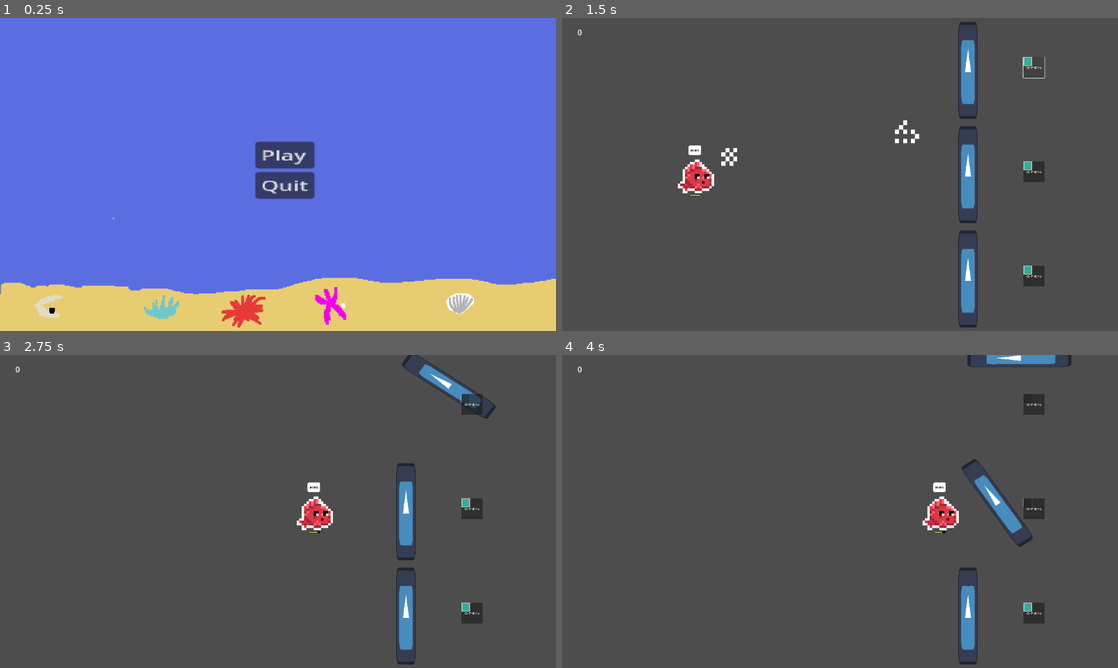
Above: before the commit, frames 1-4 (two rows, left to right).
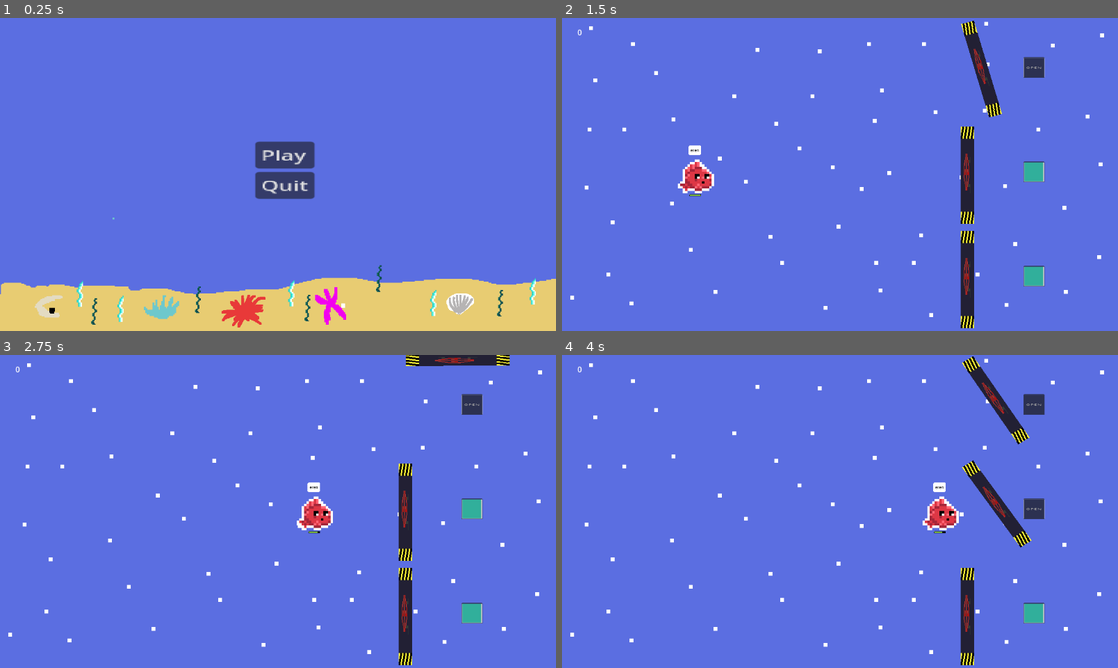
Above: after the commit, the same moments.

Repository: ernykt/fishjam_3
Game: Godot game, scene res://scenes/menu.tscn
Two runs of this game, one before a commit and one after it. Both use one fixed random seed, a clock stepped at 60 frames per second and the inputs below. The engine's default icon, where the game draws it, is replaced by a stand-in: a white triangle on a blue panel in a dark square.
Inputs (mouse positions are in pixels of both pictures, inside the frame that each line leads up to):
- Up to frame 1 (0.25 s): no input
- Up to frame 2 (1.5 s): click "Play" at 0.5 s; click "OPEN" at 1.25 s
- Up to frame 3 (2.75 s): click (467, 398) at 2.02 s
- Up to frame 4 (4 s): click "OPEN" at 2.75 s; click (1029, 502) at 3.52 s

The runs differ from the first frame. In frame 1, 0.5% of the frame differs, in the area x 13-97%, y 78-98%; in frame 2, 99%; in frame 3, 99%; in frame 4, 99%, in the area x 0-100%, y 0-100%.

Commit message:
changes, I cant take it

Diff:
--- /dev/null
+++ b/SquidSpawner.gd
@@ -0,0 +1,9 @@
+extends Node2D
+
+@onready var squid = preload("res://scenes/squid.tscn")
+var exposition = [-100, 1200]
+func _on_timer_timeout():
+	var squid_scene = squid.instantiate()
+	squid_scene.position.y = randi_range(50, 600)
+	squid_scene.position.x = exposition.pick_random()
+	get_tree().root.add_child(squid_scene)
--- a/scenes/bubble_spawner.tscn
+++ b/scenes/bubble_spawner.tscn
@@ -83,6 +83,7 @@
 
 [node name="bubble" type="AnimatedSprite2D" parent="."]
 z_index = -1
+position = Vector2(-30, 102)
 sprite_frames = SubResource("SpriteFrames_dljco")
 
 [connection signal="timeout" from="Timer" to="." method="_on_timer_timeout"]
--- a/scenes/door_1.tscn
+++ b/scenes/door_1.tscn
@@ -1,7 +1,7 @@
 [gd_scene load_steps=7 format=3 uid="uid://bfu7n6jo0a54g"]
 
 [ext_resource type="Script" path="res://scripts/door_1.gd" id="1_et4hm"]
-[ext_resource type="Texture2D" uid="uid://dhrbiy1xj1vef" path="res://icon.svg" id="1_utqro"]
+[ext_resource type="Texture2D" uid="uid://bigjuboc46y8s" path="res://sprites/door.png" id="2_7oe1u"]
 
 [sub_resource type="RectangleShape2D" id="RectangleShape2D_f0b5q"]
 size = Vector2(698, 11)
@@ -24,10 +24,11 @@
 script = ExtResource("1_et4hm")
 
 [node name="DoorSprite" type="Sprite2D" parent="."]
-scale = Vector2(1.04688, 5.60937)
-texture = ExtResource("1_utqro")
+position = Vector2(3.33334, 3.33333)
+scale = Vector2(3.30283, 22.3958)
+texture = ExtResource("2_7oe1u")
 centered = false
-offset = Vector2(-60, 0)
+offset = Vector2(-18, 0)
 
 [node name="DoorShape" type="CollisionShape2D" parent="."]
 position = Vector2(-81.5, 348)
@@ -41,6 +42,7 @@
 [node name="CollisionShape2D" type="CollisionShape2D" parent="DetectFish"]
 position = Vector2(-82.375, 283.5)
 shape = SubResource("RectangleShape2D_crqgu")
+metadata/_edit_lock_ = true
 
 [node name="Button" type="Button" parent="."]
 z_index = 1
@@ -65,10 +67,10 @@
 [node name="Button" type="Button" parent="Control"]
 z_index = 1
 layout_mode = 0
-offset_left = 387.0
-offset_top = 262.0
-offset_right = 446.0
-offset_bottom = 415.0
+offset_left = 390.0
+offset_top = 267.0
+offset_right = 530.0
+offset_bottom = 621.0
 scale = Vector2(1, 0.405)
 
 [connection signal="body_entered" from="DetectFish" to="." method="_on_detect_fish_body_entered"]
--- a/scenes/fishes.tscn
+++ b/scenes/fishes.tscn
@@ -1,200 +1,13 @@
-[gd_scene load_steps=30 format=3 uid="uid://bqidod4nad1wi"]
+[gd_scene load_steps=4 format=3 uid="uid://bqidod4nad1wi"]
 
 [ext_resource type="PackedScene" uid="uid://ox5f3gmgd67f" path="res://scenes/squid.tscn" id="1_y2ocw"]
-[ext_resource type="Texture2D" uid="uid://fonb4qju0y17" path="res://sprites/SpearFishing Assets Pack/Sprites/SeaWeed - 16x32/Blue.png" id="2_xerdy"]
-[ext_resource type="Texture2D" uid="uid://mh2yakxhwy64" path="res://sprites/SpearFishing Assets Pack/Sprites/SeaWeed - 16x32/Dark.png" id="3_1bdh1"]
-
-[sub_resource type="AtlasTexture" id="AtlasTexture_chi70"]
-atlas = ExtResource("2_xerdy")
-region = Rect2(0, 0, 16, 32)
-
-[sub_resource type="AtlasTexture" id="AtlasTexture_mmfoe"]
-atlas = ExtResource("2_xerdy")
-region = Rect2(16, 0, 16, 32)
-
-[sub_resource type="AtlasTexture" id="AtlasTexture_s3kgl"]
-atlas = ExtResource("2_xerdy")
-region = Rect2(32, 0, 16, 32)
-
-[sub_resource type="AtlasTexture" id="AtlasTexture_fmrx3"]
-atlas = ExtResource("2_xerdy")
-region = Rect2(48, 0, 16, 32)
-
-[sub_resource type="AtlasTexture" id="AtlasTexture_nmys1"]
-atlas = ExtResource("2_xerdy")
-region = Rect2(64, 0, 16, 32)
-
-[sub_resource type="AtlasTexture" id="AtlasTexture_cge0s"]
-atlas = ExtResource("2_xerdy")
-region = Rect2(80, 0, 16, 32)
-
-[sub_resource type="AtlasTexture" id="AtlasTexture_33uq7"]
-atlas = ExtResource("2_xerdy")
-region = Rect2(96, 0, 16, 32)
-
-[sub_resource type="AtlasTexture" id="AtlasTexture_lfj5i"]
-atlas = ExtResource("2_xerdy")
-region = Rect2(112, 0, 16, 32)
-
-[sub_resource type="AtlasTexture" id="AtlasTexture_mkxqo"]
-atlas = ExtResource("2_xerdy")
-region = Rect2(128, 0, 16, 32)
-
-[sub_resource type="AtlasTexture" id="AtlasTexture_15u2r"]
-atlas = ExtResource("2_xerdy")
-region = Rect2(144, 0, 16, 32)
-
-[sub_resource type="AtlasTexture" id="AtlasTexture_jgklt"]
-atlas = ExtResource("2_xerdy")
-region = Rect2(160, 0, 16, 32)
-
-[sub_resource type="AtlasTexture" id="AtlasTexture_fxigc"]
-atlas = ExtResource("2_xerdy")
-region = Rect2(176, 0, 16, 32)
-
-[sub_resource type="SpriteFrames" id="SpriteFrames_umsl1"]
-animations = [{
-"frames": [{
-"duration": 1.0,
-"texture": SubResource("AtlasTexture_chi70")
-}, {
-"duration": 1.0,
-"texture": SubResource("AtlasTexture_mmfoe")
-}, {
-"duration": 1.0,
-"texture": SubResource("AtlasTexture_s3kgl")
-}, {
-"duration": 1.0,
-"texture": SubResource("AtlasTexture_fmrx3")
-}, {
-"duration": 1.0,
-"texture": SubResource("AtlasTexture_nmys1")
-}, {
-"duration": 1.0,
-"texture": SubResource("AtlasTexture_cge0s")
-}, {
-"duration": 1.0,
-"texture": SubResource("AtlasTexture_33uq7")
-}, {
-"duration": 1.0,
-"texture": SubResource("AtlasTexture_lfj5i")
-}, {
-"duration": 1.0,
-"texture": SubResource("AtlasTexture_mkxqo")
-}, {
-"duration": 1.0,
-"texture": SubResource("AtlasTexture_15u2r")
-}, {
-"duration": 1.0,
-"texture": SubResource("AtlasTexture_jgklt")
-}, {
-"duration": 1.0,
-"texture": SubResource("AtlasTexture_fxigc")
-}],
-"loop": true,
-"name": &"default",
-"speed": 5.0
-}]
-
-[sub_resource type="AtlasTexture" id="AtlasTexture_5vhwc"]
-atlas = ExtResource("3_1bdh1")
-region = Rect2(0, 128, 16, 32)
-
-[sub_resource type="AtlasTexture" id="AtlasTexture_jjsc5"]
-atlas = ExtResource("3_1bdh1")
-region = Rect2(16, 128, 16, 32)
-
-[sub_resource type="AtlasTexture" id="AtlasTexture_crumh"]
-atlas = ExtResource("3_1bdh1")
-region = Rect2(32, 128, 16, 32)
-
-[sub_resource type="AtlasTexture" id="AtlasTexture_rkesd"]
-atlas = ExtResource("3_1bdh1")
-region = Rect2(48, 128, 16, 32)
-
-[sub_resource type="AtlasTexture" id="AtlasTexture_h1tv4"]
-atlas = ExtResource("3_1bdh1")
-region = Rect2(64, 128, 16, 32)
-
-[sub_resource type="AtlasTexture" id="AtlasTexture_dxe0o"]
-atlas = ExtResource("3_1bdh1")
-region = Rect2(80, 128, 16, 32)
-
-[sub_resource type="AtlasTexture" id="AtlasTexture_g77nd"]
-atlas = ExtResource("3_1bdh1")
-region = Rect2(96, 128, 16, 32)
-
-[sub_resource type="AtlasTexture" id="AtlasTexture_3fs1d"]
-atlas = ExtResource("3_1bdh1")
-region = Rect2(112, 128, 16, 32)
-
-[sub_resource type="AtlasTexture" id="AtlasTexture_6s705"]
-atlas = ExtResource("3_1bdh1")
-region = Rect2(128, 128, 16, 32)
-
-[sub_resource type="AtlasTexture" id="AtlasTexture_e20tr"]
-atlas = ExtResource("3_1bdh1")
-region = Rect2(144, 128, 16, 32)
-
-[sub_resource type="AtlasTexture" id="AtlasTexture_e3k7x"]
-atlas = ExtResource("3_1bdh1")
-region = Rect2(160, 128, 16, 32)
-
-[sub_resource type="AtlasTexture" id="AtlasTexture_2d5av"]
-atlas = ExtResource("3_1bdh1")
-region = Rect2(176, 128, 16, 32)
-
-[sub_resource type="SpriteFrames" id="SpriteFrames_ncr0i"]
-animations = [{
-"frames": [{
-"duration": 1.0,
-"texture": SubResource("AtlasTexture_5vhwc")
-}, {
-"duration": 1.0,
-"texture": SubResource("AtlasTexture_jjsc5")
-}, {
-"duration": 1.0,
-"texture": SubResource("AtlasTexture_crumh")
-}, {
-"duration": 1.0,
-"texture": SubResource("AtlasTexture_rkesd")
-}, {
-"duration": 1.0,
-"texture": SubResource("AtlasTexture_h1tv4")
-}, {
-"duration": 1.0,
-"texture": SubResource("AtlasTexture_dxe0o")
-}, {
-"duration": 1.0,
-"texture": SubResource("AtlasTexture_g77nd")
-}, {
-"duration": 1.0,
-"texture": SubResource("AtlasTexture_3fs1d")
-}, {
-"duration": 1.0,
-"texture": SubResource("AtlasTexture_6s705")
-}, {
-"duration": 1.0,
-"texture": SubResource("AtlasTexture_e20tr")
-}, {
-"duration": 1.0,
-"texture": SubResource("AtlasTexture_e3k7x")
-}, {
-"duration": 1.0,
-"texture": SubResource("AtlasTexture_2d5av")
-}],
-"loop": true,
-"name": &"default",
-"speed": 5.0
-}]
+[ext_resource type="PackedScene" uid="uid://bc23wd1wkaq66" path="res://scenes/sea_weed_1.tscn" id="2_k6iil"]
+[ext_resource type="PackedScene" uid="uid://bqpk7cuaxli4y" path="res://scenes/sea_weed_2.tscn" id="3_bsq17"]
 
 [node name="Fishes" type="Node2D"]
 
 [node name="Squid" parent="." instance=ExtResource("1_y2ocw")]
 
-[node name="SeaWeed_1" type="AnimatedSprite2D" parent="."]
-sprite_frames = SubResource("SpriteFrames_umsl1")
-frame_progress = 0.626605
+[node name="SeaWeed_1" parent="." instance=ExtResource("2_k6iil")]
 
-[node name="SeaWeed_2" type="AnimatedSprite2D" parent="."]
-sprite_frames = SubResource("SpriteFrames_ncr0i")
+[node name="SeaWeed_2" parent="." instance=ExtResource("3_bsq17")]
--- a/scenes/main.tscn
+++ b/scenes/main.tscn
@@ -1,9 +1,10 @@
-[gd_scene load_steps=6 format=3 uid="uid://bmjjkroajpcdd"]
+[gd_scene load_steps=7 format=3 uid="uid://bmjjkroajpcdd"]
 
 [ext_resource type="Script" path="res://scripts/main.gd" id="1_6cbwh"]
 [ext_resource type="PackedScene" uid="uid://bfu7n6jo0a54g" path="res://scenes/door_1.tscn" id="2_dcpk6"]
 [ext_resource type="Script" path="res://scripts/FishSpawner.gd" id="2_y26cx"]
 [ext_resource type="Script" path="res://scripts/EnemySpawner.gd" id="4_re186"]
+[ext_resource type="Texture2D" uid="uid://c7fb4dwm3isk" path="res://sprites/game_background.png" id="5_g5k60"]
 
 [sub_resource type="RectangleShape2D" id="RectangleShape2D_fh75t"]
 size = Vector2(641.671, 35.925)
@@ -56,5 +57,10 @@
 offset_bottom = 73.0
 text = "465465"
 
+[node name="Sprite2D" type="Sprite2D" parent="."]
+z_index = -1
+position = Vector2(576, 324)
+texture = ExtResource("5_g5k60")
+
 [connection signal="timeout" from="FishSpawner/Timer" to="FishSpawner" method="_on_timer_timeout"]
 [connection signal="timeout" from="EnemySpawner/Timer" to="EnemySpawner" method="_on_timer_timeout"]
--- a/scenes/menu.tscn
+++ b/scenes/menu.tscn
@@ -1,8 +1,11 @@
-[gd_scene load_steps=4 format=3 uid="uid://bikxd8cjpd8v6"]
+[gd_scene load_steps=7 format=3 uid="uid://bikxd8cjpd8v6"]
 
 [ext_resource type="Script" path="res://scripts/menu.gd" id="1_lfhuc"]
 [ext_resource type="Texture2D" uid="uid://b6jjobevro6g" path="res://sprites/background.png" id="2_x114u"]
 [ext_resource type="PackedScene" uid="uid://bd6u68syvlfgo" path="res://scenes/bubble_spawner.tscn" id="3_g5fmk"]
+[ext_resource type="PackedScene" uid="uid://d1en5bxcnnekh" path="res://scenes/squid_spawner.tscn" id="4_xypqm"]
+[ext_resource type="PackedScene" uid="uid://bc23wd1wkaq66" path="res://scenes/sea_weed_1.tscn" id="5_rqh6x"]
+[ext_resource type="PackedScene" uid="uid://bqpk7cuaxli4y" path="res://scenes/sea_weed_2.tscn" id="6_vfuut"]
 
 [node name="Menu" type="Control"]
 z_index = -2
@@ -19,6 +22,8 @@
 texture = ExtResource("2_x114u")
 
 [node name="BubbleSpawner" parent="." instance=ExtResource("3_g5fmk")]
+
+[node name="SquidSpawner" parent="." instance=ExtResource("4_xypqm")]
 
 [node name="MarginContainer" type="MarginContainer" parent="."]
 layout_mode = 0
@@ -40,5 +45,52 @@
 text = "Quit
 "
 
+[node name="SeaWeed" type="Node2D" parent="."]
+
+[node name="SeaWeed_1" parent="SeaWeed" instance=ExtResource("5_rqh6x")]
+position = Vector2(167, 550)
+scale = Vector2(2.5625, 3)
+frame_progress = 0.180612
+
+[node name="SeaWeed_2" parent="SeaWeed" instance=ExtResource("5_rqh6x")]
+position = Vector2(251, 581)
+scale = Vector2(2.5625, 3)
+frame_progress = 0.0246444
+
+[node name="SeaWeed_3" parent="SeaWeed" instance=ExtResource("5_rqh6x")]
+position = Vector2(605, 549)
+scale = Vector2(2.5625, 3)
+frame_progress = 0.0246444
+
+[node name="SeaWeed_4" parent="SeaWeed" instance=ExtResource("5_rqh6x")]
+position = Vector2(899, 569)
+scale = Vector2(2.5625, 3)
+frame_progress = 0.0246444
+
+[node name="SeaWeed_5" parent="SeaWeed" instance=ExtResource("5_rqh6x")]
+position = Vector2(1105, 545)
+scale = Vector2(2.5625, 3)
+frame_progress = 0.0246444
+
+[node name="SeaWeed_6" parent="SeaWeed" instance=ExtResource("6_vfuut")]
+position = Vector2(196, 597)
+scale = Vector2(2.3125, 2.375)
+
+[node name="SeaWeed_7" parent="SeaWeed" instance=ExtResource("6_vfuut")]
+position = Vector2(411, 573)
+scale = Vector2(2.3125, 2.375)
+
+[node name="SeaWeed_8" parent="SeaWeed" instance=ExtResource("6_vfuut")]
+position = Vector2(638, 590)
+scale = Vector2(2.3125, 2.375)
+
+[node name="SeaWeed_9" parent="SeaWeed" instance=ExtResource("6_vfuut")]
+position = Vector2(786, 529)
+scale = Vector2(2.3125, 2.375)
+
+[node name="SeaWeed_10" parent="SeaWeed" instance=ExtResource("6_vfuut")]
+position = Vector2(1037, 580)
+scale = Vector2(2.3125, 2.375)
+
 [connection signal="pressed" from="MarginContainer/VBoxContainer/Play" to="." method="_on_play_pressed"]
 [connection signal="pressed" from="MarginContainer/VBoxContainer/Quit" to="." method="_on_quit_pressed"]
--- /dev/null
+++ b/scenes/sea_weed_1.tscn
@@ -0,0 +1,100 @@
+[gd_scene load_steps=15 format=3 uid="uid://bc23wd1wkaq66"]
+
+[ext_resource type="Texture2D" uid="uid://fonb4qju0y17" path="res://sprites/SpearFishing Assets Pack/Sprites/SeaWeed - 16x32/Blue.png" id="1_xgnid"]
+
+[sub_resource type="AtlasTexture" id="AtlasTexture_chi70"]
+atlas = ExtResource("1_xgnid")
+region = Rect2(0, 0, 16, 32)
+
+[sub_resource type="AtlasTexture" id="AtlasTexture_mmfoe"]
+atlas = ExtResource("1_xgnid")
+region = Rect2(16, 0, 16, 32)
+
+[sub_resource type="AtlasTexture" id="AtlasTexture_s3kgl"]
+atlas = ExtResource("1_xgnid")
+region = Rect2(32, 0, 16, 32)
+
+[sub_resource type="AtlasTexture" id="AtlasTexture_fmrx3"]
+atlas = ExtResource("1_xgnid")
+region = Rect2(48, 0, 16, 32)
+
+[sub_resource type="AtlasTexture" id="AtlasTexture_nmys1"]
+atlas = ExtResource("1_xgnid")
+region = Rect2(64, 0, 16, 32)
+
+[sub_resource type="AtlasTexture" id="AtlasTexture_cge0s"]
+atlas = ExtResource("1_xgnid")
+region = Rect2(80, 0, 16, 32)
+
+[sub_resource type="AtlasTexture" id="AtlasTexture_33uq7"]
+atlas = ExtResource("1_xgnid")
+region = Rect2(96, 0, 16, 32)
+
+[sub_resource type="AtlasTexture" id="AtlasTexture_lfj5i"]
+atlas = ExtResource("1_xgnid")
+region = Rect2(112, 0, 16, 32)
+
+[sub_resource type="AtlasTexture" id="AtlasTexture_mkxqo"]
+atlas = ExtResource("1_xgnid")
+region = Rect2(128, 0, 16, 32)
+
+[sub_resource type="AtlasTexture" id="AtlasTexture_15u2r"]
+atlas = ExtResource("1_xgnid")
+region = Rect2(144, 0, 16, 32)
+
+[sub_resource type="AtlasTexture" id="AtlasTexture_jgklt"]
+atlas = ExtResource("1_xgnid")
+region = Rect2(160, 0, 16, 32)
+
+[sub_resource type="AtlasTexture" id="AtlasTexture_fxigc"]
+atlas = ExtResource("1_xgnid")
+region = Rect2(176, 0, 16, 32)
+
+[sub_resource type="SpriteFrames" id="SpriteFrames_umsl1"]
+animations = [{
+"frames": [{
+"duration": 1.0,
+"texture": SubResource("AtlasTexture_chi70")
+}, {
+"duration": 1.0,
+"texture": SubResource("AtlasTexture_mmfoe")
+}, {
+"duration": 1.0,
+"texture": SubResource("AtlasTexture_s3kgl")
+}, {
+"duration": 1.0,
+"texture": SubResource("AtlasTexture_fmrx3")
+}, {
+"duration": 1.0,
+"texture": SubResource("AtlasTexture_nmys1")
+}, {
+"duration": 1.0,
+"texture": SubResource("AtlasTexture_cge0s")
+}, {
+"duration": 1.0,
+"texture": SubResource("AtlasTexture_33uq7")
+}, {
+"duration": 1.0,
+"texture": SubResource("AtlasTexture_lfj5i")
+}, {
+"duration": 1.0,
+"texture": SubResource("AtlasTexture_mkxqo")
+}, {
+"duration": 1.0,
+"texture": SubResource("AtlasTexture_15u2r")
+}, {
+"duration": 1.0,
+"texture": SubResource("AtlasTexture_jgklt")
+}, {
+"duration": 1.0,
+"texture": SubResource("AtlasTexture_fxigc")
+}],
+"loop": true,
+"name": &"default",
+"speed": 5.0
+}]
+
+[node name="SeaWeed_1" type="AnimatedSprite2D"]
+sprite_frames = SubResource("SpriteFrames_umsl1")
+autoplay = "default"
+frame_progress = 0.626605
--- /dev/null
+++ b/scenes/sea_weed_2.tscn
@@ -0,0 +1,99 @@
+[gd_scene load_steps=15 format=3 uid="uid://bqpk7cuaxli4y"]
+
+[ext_resource type="Texture2D" uid="uid://mh2yakxhwy64" path="res://sprites/SpearFishing Assets Pack/Sprites/SeaWeed - 16x32/Dark.png" id="1_judyw"]
+
+[sub_resource type="AtlasTexture" id="AtlasTexture_5vhwc"]
+atlas = ExtResource("1_judyw")
+region = Rect2(0, 128, 16, 32)
+
+[sub_resource type="AtlasTexture" id="AtlasTexture_jjsc5"]
+atlas = ExtResource("1_judyw")
+region = Rect2(16, 128, 16, 32)
+
+[sub_resource type="AtlasTexture" id="AtlasTexture_crumh"]
+atlas = ExtResource("1_judyw")
+region = Rect2(32, 128, 16, 32)
+
+[sub_resource type="AtlasTexture" id="AtlasTexture_rkesd"]
+atlas = ExtResource("1_judyw")
+region = Rect2(48, 128, 16, 32)
+
+[sub_resource type="AtlasTexture" id="AtlasTexture_h1tv4"]
+atlas = ExtResource("1_judyw")
+region = Rect2(64, 128, 16, 32)
+
+[sub_resource type="AtlasTexture" id="AtlasTexture_dxe0o"]
+atlas = ExtResource("1_judyw")
+region = Rect2(80, 128, 16, 32)
+
+[sub_resource type="AtlasTexture" id="AtlasTexture_g77nd"]
+atlas = ExtResource("1_judyw")
+region = Rect2(96, 128, 16, 32)
+
+[sub_resource type="AtlasTexture" id="AtlasTexture_3fs1d"]
+atlas = ExtResource("1_judyw")
+region = Rect2(112, 128, 16, 32)
+
+[sub_resource type="AtlasTexture" id="AtlasTexture_6s705"]
+atlas = ExtResource("1_judyw")
+region = Rect2(128, 128, 16, 32)
+
+[sub_resource type="AtlasTexture" id="AtlasTexture_e20tr"]
+atlas = ExtResource("1_judyw")
+region = Rect2(144, 128, 16, 32)
+
+[sub_resource type="AtlasTexture" id="AtlasTexture_e3k7x"]
+atlas = ExtResource("1_judyw")
+region = Rect2(160, 128, 16, 32)
+
+[sub_resource type="AtlasTexture" id="AtlasTexture_2d5av"]
+atlas = ExtResource("1_judyw")
+region = Rect2(176, 128, 16, 32)
+
+[sub_resource type="SpriteFrames" id="SpriteFrames_ncr0i"]
+animations = [{
+"frames": [{
+"duration": 1.0,
+"texture": SubResource("AtlasTexture_5vhwc")
+}, {
+"duration": 1.0,
+"texture": SubResource("AtlasTexture_jjsc5")
+}, {
+"duration": 1.0,
+"texture": SubResource("AtlasTexture_crumh")
+}, {
+"duration": 1.0,
+"texture": SubResource("AtlasTexture_rkesd")
+}, {
+"duration": 1.0,
+"texture": SubResource("AtlasTexture_h1tv4")
+}, {
+"duration": 1.0,
+"texture": SubResource("AtlasTexture_dxe0o")
+}, {
+"duration": 1.0,
+"texture": SubResource("AtlasTexture_g77nd")
+}, {
+"duration": 1.0,
+"texture": SubResource("AtlasTexture_3fs1d")
+}, {
+"duration": 1.0,
+"texture": SubResource("AtlasTexture_6s705")
+}, {
+"duration": 1.0,
+"texture": SubResource("AtlasTexture_e20tr")
+}, {
+"duration": 1.0,
+"texture": SubResource("AtlasTexture_e3k7x")
+}, {
+"duration": 1.0,
+"texture": SubResource("AtlasTexture_2d5av")
+}],
+"loop": true,
+"name": &"default",
+"speed": 5.0
+}]
+
+[node name="SeaWeed_2" type="AnimatedSprite2D"]
+sprite_frames = SubResource("SpriteFrames_ncr0i")
+autoplay = "default"
--- a/scenes/squid.tscn
+++ b/scenes/squid.tscn
@@ -1,6 +1,7 @@
-[gd_scene load_steps=7 format=3 uid="uid://ox5f3gmgd67f"]
+[gd_scene load_steps=8 format=3 uid="uid://ox5f3gmgd67f"]
 
 [ext_resource type="Texture2D" uid="uid://3a8aiqicdwvp" path="res://sprites/SpearFishing Assets Pack/Sprites/Squid - 32x16.png" id="1_b1r0l"]
+[ext_resource type="Script" path="res://scripts/squid.gd" id="2_cirny"]
 
 [sub_resource type="AtlasTexture" id="AtlasTexture_nlj24"]
 atlas = ExtResource("1_b1r0l")
@@ -39,5 +40,7 @@
 }]
 
 [node name="Squid" type="AnimatedSprite2D"]
+scale = Vector2(5, 5)
 sprite_frames = SubResource("SpriteFrames_dp82d")
 autoplay = "default"
+script = ExtResource("2_cirny")
--- /dev/null
+++ b/scenes/squid_spawner.tscn
@@ -0,0 +1,16 @@
+[gd_scene load_steps=3 format=3 uid="uid://d1en5bxcnnekh"]
+
+[ext_resource type="Script" path="res://SquidSpawner.gd" id="1_h25of"]
+[ext_resource type="PackedScene" uid="uid://ox5f3gmgd67f" path="res://scenes/squid.tscn" id="2_y68od"]
+
+[node name="SquidSpawner" type="Node2D"]
+script = ExtResource("1_h25of")
+
+[node name="Timer" type="Timer" parent="."]
+wait_time = 7.0
+autostart = true
+
+[node name="Squid" parent="." instance=ExtResource("2_y68od")]
+position = Vector2(-97, 146)
+
+[connection signal="timeout" from="Timer" to="." method="_on_timer_timeout"]
--- /dev/null
+++ b/scripts/squid.gd
@@ -0,0 +1,25 @@
+extends AnimatedSprite2D
+
+
+var SPEED = 300
+var right = true
+var random_y = randf_range(150, 300)
+var random_x = randi_range(100, 900)
+
+func _ready():
+	if move_direction(position.x) == false:
+		right = false
+
+func _process(delta):
+	if right:
+		position.x += 100 * delta
+	if not right:
+		flip_h = true
+		position.x -= 100 * delta
+	if position.x == -50 && 1500:
+		queue_free()
+
+func move_direction(spawn):
+	if spawn < 0:
+		return true
+	return false
Not shown: 1 places in scenes/bubble.tscn that only renumber resources
Not shown: 1 places in scenes/bubble_spawner.tscn that only renumber resources
Binary file added: sprites/game_background.png
Not shown, changed: sprites/game_background.png.import
